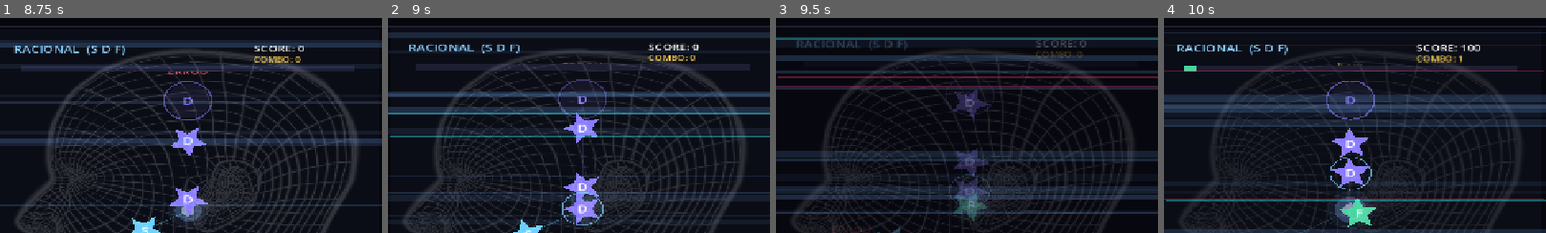
Above: before the commit, frames 1-4 (left to right).
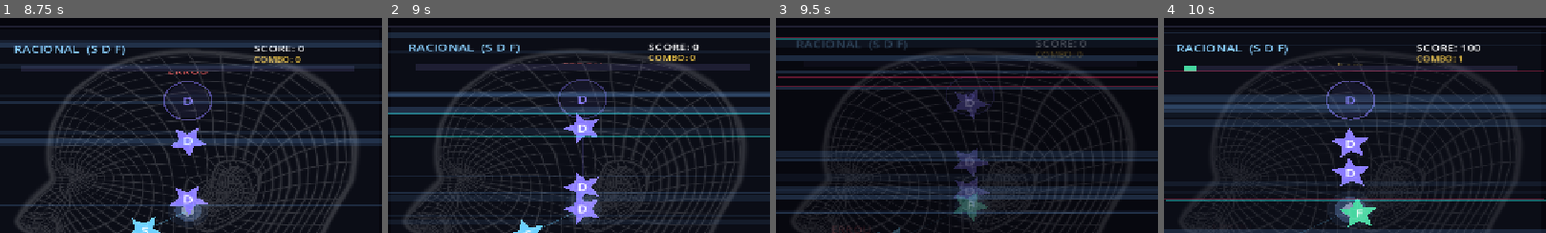
Above: after the commit, the same moments.

Repository: joaopedrogiancolidev/Gamejam42
Game: Godot game, scene res://scenes/Hub.tscn
Same seed, same stepped clock (60 frames per second), same inputs: the game is played once before the commit and once after it. Sound files missing from this copy of the repository are replaced by a short silence.
Inputs:
- Up to frame 1 (8.75 s): tap Enter at 0.5, 2.85 s; hold D 0.53-1.28 s; tap J at 0.6, 7.35 s; tap Space at 0.77, 1.52, 3.02, 3.77, 4.52, 6.02, 6.77, 7.52 s; hold S 1.28-2.03 s; tap K at 1.35, 8.1 s; hold D 2.03-3.53 s; tap L at 2.1 s; hold S 3.53-5.78 s; tap Keypad Enter at 3.6 s; tap E at 4.35 s; tap I at 5.1 s; hold D 5.78-8.03 s; tap 1 at 5.85 s; tap F at 6.6 s; hold S from 8.03 s (still down)
- Up to frame 2 (9 s): keep holding S; tap L at 8.85 s
- Up to frame 3 (9.5 s): keep holding S; tap Space at 9.02 s
- Up to frame 4 (10 s): release S at 9.53 s; hold D from 9.53 s (still down); tap Enter at 9.6 s; tap Space at 9.77 s
The pictures show only the part of the screen within x 0-50%, y 18-68%; the shares and areas given below are measured in that part.

Frame 1 is identical in both runs. In frame 2, 0.2% of the frame differs, in the area x 45-57%, y 80-97%; in frame 3, 0.1%; in frame 4, 0.1%.

Commit message:
feat: remove holds do Dance e destaca acordes (estilo Persona 4 DAN)
- Holds removidos (CHANCE_HOLD = 0.0): nao nasce mais nota de segurar
- Acordes viram a mecanica destaque (CHANCE_ACORDE 0.10 -> 0.20)
- Par de notas ligado por traco neon grosso que ENGROSSA ao chegar nos
  alvos (glow em camadas + nucleo branco), com "AO MESMO TEMPO" surgindo
  e crescendo no meio do traco

Co-Authored-By: Claude Opus 4.8 <noreply@anthropic.com>

Diff:
--- a/scripts/MinigameDance.gd
+++ b/scripts/MinigameDance.gd
@@ -17,8 +17,8 @@
 @export var JANELA_BOM: float = 0.23
 
 # --- Geração de notas ---
-@export var CHANCE_HOLD: float = 0.15
-@export var CHANCE_ACORDE: float = 0.10  # acordes simultâneos (S+D etc) pra apertar
+@export var CHANCE_HOLD: float = 0.0    # holds REMOVIDOS: não nasce mais nota de segurar
+@export var CHANCE_ACORDE: float = 0.20  # acordes simultâneos (S+D etc) — mecânica destaque
 
 # --- Visuais ---
 @export_enum("estrela", "circulo") var ESTILO_NOTA: String = "estrela"
@@ -310,19 +310,20 @@
 	for a in ALVOS:
 		_desenhar_alvo(a)
 
-	# Linhas de conexão entre notas de um mesmo acorde
+	# Acordes (estilo Persona 4 Dancing All Night): as duas notas ficam
+	# LIGADAS por um traço neon grosso que ENGROSSA conforme se aproxima
+	# das extremidades, avisando que precisam ser apertadas JUNTAS.
 	var grupos := {}
 	for n in notas:
-		if (n.resolvido and not n.segurando) or n.grupo < 0:
+		if n.resolvido or n.grupo < 0:
 			continue
-		var p: Vector2 = _pos_nota(n)
-		if grupos.has(n.grupo):
-			grupos[n.grupo].append(p)
-		else:
-			grupos[n.grupo] = [p]
-	for g in grupos.values():
-		if g.size() >= 2:
-			draw_line(g[0], g[1], Color(1, 1, 1, 0.30), 3.0)
+		var info = grupos.get(n.grupo, {"pts": [], "prog": 0.0})
+		info.pts.append(_pos_nota(n))
+		info.prog = clampf((song_time - (n.hit_time - APPROACH)) / APPROACH, 0.0, 1.0)
+		grupos[n.grupo] = info
+	for info in grupos.values():
+		if info.pts.size() >= 2:
+			_desenhar_acorde(info.pts[0], info.pts[1], info.prog)
 
 	# Notas em movimento
 	for n in notas:
@@ -374,6 +375,25 @@
 		draw_arc(pos, R_NOTA + 6, 0, TAU, 32, Color(0.45, 0.8, 1.0, 0.7), 2.0)
 
 
+func _desenhar_acorde(a: Vector2, b: Vector2, prog: float) -> void:
+	# traço neon rosa/magenta vibrante pra destacar do resto
+	var cor := Color(1.0, 0.35, 0.85)
+	# a grossura cresce conforme as notas se aproximam dos alvos
+	var w: float = lerpf(4.0, 16.0, prog)
+	var pulso: float = 0.85 + 0.15 * sin(_core * 8.0)
+	# glow neon: camadas largas e translúcidas + núcleo branco brilhante
+	draw_line(a, b, Color(cor.r, cor.g, cor.b, 0.12 * pulso), w * 2.6)
+	draw_line(a, b, Color(cor.r, cor.g, cor.b, 0.30 * pulso), w * 1.7)
+	draw_line(a, b, Color(cor.r, cor.g, cor.b, 0.95), w)
+	draw_line(a, b, Color(1, 1, 1, 0.9), maxf(2.0, w * 0.35))
+	# "AO MESMO TEMPO" surgindo e crescendo no meio do traço
+	if _font and prog > 0.15:
+		var meio: Vector2 = (a + b) * 0.5
+		var tam: int = int(lerpf(12.0, 22.0, prog))
+		var alpha: float = clampf((prog - 0.15) / 0.5, 0.0, 1.0)
+		_texto_centro_em("AO MESMO TEMPO", meio + Vector2(0, -w - 12.0), tam, Color(1.0, 0.6, 0.95, alpha))
+
+
 func _forma_nota(pos: Vector2, cor: Color) -> void:
 	if ESTILO_NOTA == "estrela":
 		draw_colored_polygon(_estrela(pos, R_NOTA + 6, (R_NOTA + 6) * 0.46, 5, _core * 1.5), cor)
